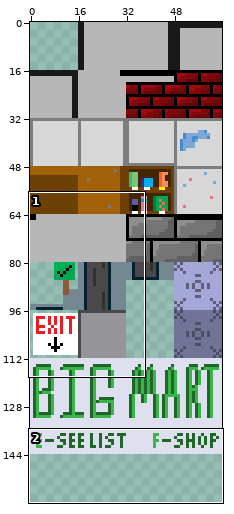
Sprite sheet: combat_system/sprites/spr_tile_explore/layers/7ec55faa-658e-4360-9d2e-60f81b8c26be/091b9d0f-69e8-47de-84ee-6d10568d11d5.png. The picture above shows the old version from afar; the outline marks the close-up.
Close-up. Old version:
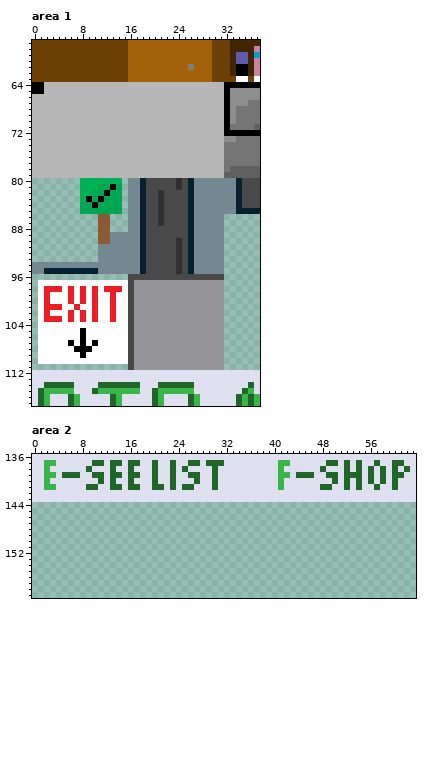
The file is 64x160 pixels. Colours within 5 levels of each other are drawn and written as one. Shown: area 1: x 0..37, y 57..117; area 2: x 0..63, y 136..159. The commit also changed other parts of the picture, which this record leaves out.
And afterwards:
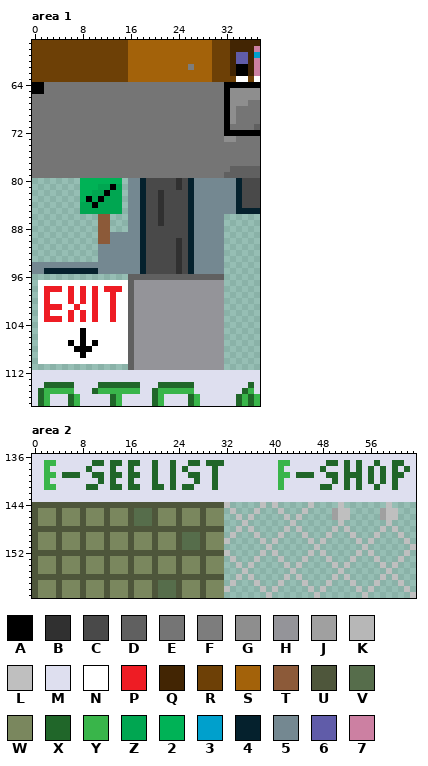
Palette (. is transparent): A #000000  B #303030  C #494949  D #606060  E #757575  F #7d7d7d  G #8e8e8e  H #949499  J #a0a0a0  K #b7b7b7  L #bfbfbf  M #dedfef  N #ffffff  P #ee1c24  Q #422503  R #6d4006  S #a3620a  T #8c5a39  U #4e563b  V #566d4b  W #7a875e  X #206629  Y #39b54a  Z #00a651  2 #00b256  3 #00a0cc  4 #05212d  5 #748891  6 #605ca9  7 #cc80a2
The edit:
--- area 1
@@ x 0..37 @@
  63 RRRRRRRRRRRRRRRRSSSSSSSSSSSSSSRRRRNNRN
- 64 AAKKKKKKKKKKKKKKKKKKKKKKKKKKKKKKAAAAAA
- 65 AAKKKKKKKKKKKKKKKKKKKKKKKKKKKKKKAGGGGG
- 66 KKKKKKKKKKKKKKKKKKKKKKKKKKKKKKKKAGGGGG
- 67 KKKKKKKKKKKKKKKKKKKKKKKKKKKKKKKKAGGGEE
- 68 KKKKKKKKKKKKKKKKKKKKKKKKKKKKKKKKAGEEEE
- 69 KKKKKKKKKKKKKKKKKKKKKKKKKKKKKKKKAGEEEE
- 70 KKKKKKKKKKKKKKKKKKKKKKKKKKKKKKKKAGEEEE
- 71 KKKKKKKKKKKKKKKKKKKKKKKKKKKKKKKKAEEEED
- 72 KKKKKKKKKKKKKKKKKKKKKKKKKKKKKKKKAAAAAA
- 73 KKKKKKKKKKKKKKKKKKKKKKKKKKKKKKKKGGEEEE
- 74 KKKKKKKKKKKKKKKKKKKKKKKKKKKKKKKKEEEEEE
- 75 KKKKKKKKKKKKKKKKKKKKKKKKKKKKKKKKEEEEEE
- 76 KKKKKKKKKKKKKKKKKKKKKKKKKKKKKKKKEEEEEE
- 77 KKKKKKKKKKKKKKKKKKKKKKKKKKKKKKKKEEEEEE
- 78 KKKKKKKKKKKKKKKKKKKKKKKKKKKKKKKKEDDDDD
- 79 KKKKKKKKKKKKKKKKKKKKKKKKKKKKKKKKDDDDDD
+ 64 AAEEEEEEEEEEEEEEEEEEEEEEEEEEEEEEAAAAAA
+ 65 AAEEEEEEEEEEEEEEEEEEEEEEEEEEEEEEAGGGGG
+ 66 EEEEEEEEEEEEEEEEEEEEEEEEEEEEEEEEAGGGGG
+ 67 EEEEEEEEEEEEEEEEEEEEEEEEEEEEEEEEAGGGEE
+ 68 EEEEEEEEEEEEEEEEEEEEEEEEEEEEEEEEAGEEEE
+ 69 EEEEEEEEEEEEEEEEEEEEEEEEEEEEEEEEAGEEEE
+ 70 EEEEEEEEEEEEEEEEEEEEEEEEEEEEEEEEAGEEEE
+ 71 EEEEEEEEEEEEEEEEEEEEEEEEEEEEEEEEAEEEED
+ 72 EEEEEEEEEEEEEEEEEEEEEEEEEEEEEEEEAAAAAA
+ 73 EEEEEEEEEEEEEEEEEEEEEEEEEEEEEEEEGGEEEE
+ 74 EEEEEEEEEEEEEEEEEEEEEEEEEEEEEEEEEEEEEE
+ 75 EEEEEEEEEEEEEEEEEEEEEEEEEEEEEEEEEEEEEE
+ 76 EEEEEEEEEEEEEEEEEEEEEEEEEEEEEEEEEEEEEE
+ 77 EEEEEEEEEEEEEEEEEEEEEEEEEEEEEEEEEEEEEE
+ 78 EEEEEEEEEEEEEEEEEEEEEEEEEEEEEEEEEDDDDD
+ 79 EEEEEEEEEEEEEEEEEEEEEEEEEEEEEEEEDDDDDD
  80 ........2222222.554CCCCCBC455555554CCC
@@ x 14..33 @@
  95 55554CCCCCBC455555..
- 96 ..CCCCCCCCCCCCCCCC..
- 97 NNCHHHHHHHHHHHHHHH..
- 98 PNCHHHHHHHHHHHHHHH..
- 99 NNCHHHHHHHHHHHHHHH..
-100 NNCHHHHHHHHHHHHHHH..
-101 NNCHHHHHHHHHHHHHHH..
-102 NNCHHHHHHHHHHHHHHH..
-103 NNCHHHHHHHHHHHHHHH..
-104 NNCHHHHHHHHHHHHHHH..
-105 NNCHHHHHHHHHHHHHHH..
-106 NNCHHHHHHHHHHHHHHH..
-107 NNCHHHHHHHHHHHHHHH..
-108 NNCHHHHHHHHHHHHHHH..
-109 NNCHHHHHHHHHHHHHHH..
-110 NNCHHHHHHHHHHHHHHH..
-111 ..CHHHHHHHHHHHHHHH..
+ 96 ..DDDDDDDDDDDDDDDD..
+ 97 NNDHHHHHHHHHHHHHHH..
+ 98 PNDHHHHHHHHHHHHHHH..
+ 99 NNDHHHHHHHHHHHHHHH..
+100 NNDHHHHHHHHHHHHHHH..
+101 NNDHHHHHHHHHHHHHHH..
+102 NNDHHHHHHHHHHHHHHH..
+103 NNDHHHHHHHHHHHHHHH..
+104 NNDHHHHHHHHHHHHHHH..
+105 NNDHHHHHHHHHHHHHHH..
+106 NNDHHHHHHHHHHHHHHH..
+107 NNDHHHHHHHHHHHHHHH..
+108 NNDHHHHHHHHHHHHHHH..
+109 NNDHHHHHHHHHHHHHHH..
+110 NNDHHHHHHHHHHHHHHH..
+111 ..DHHHHHHHHHHHHHHH..
 112 MMMMMMMMMMMMMMMMMMMM
--- area 2
@@ x 0..63 @@
 143 MMMMMMMMMMMMMMMMMMMMMMMMMMMMMMMMMMMMMMMMMMMMMMMMMMMMMMMMMMMMMMMM
-144 ................................................................
-145 ................................................................
-146 ................................................................
-147 ................................................................
-148 ................................................................
-149 ................................................................
-150 ................................................................
-151 ................................................................
-152 ................................................................
-153 ................................................................
-154 ................................................................
-155 ................................................................
-156 ................................................................
-157 ................................................................
-158 ................................................................
-159 ................................................................
+144 UUUUUUUUUUUUUUUUUUUUUUUUUUUUUUUUL.....L.L.....L....L.......L....
+145 UWWWUWWWUWWWUWWWUVVVUWWWUWWWUWWW.L...L...L...L....JLL.....JLL...
+146 UWWWUWWWUWWWUWWWUVVVUWWWUWWWUWWW..L.L.....L.L.....JLL.....JLL...
+147 UWWWUWWWUWWWUWWWUVVVUWWWUWWWUWWW...L.......L.......L.......L....
+148 UUUUUUUUUUUUUUUUUUUUUUUUUUUUUUUU..L.L.....L.L.....L.L.....L.L...
+149 UWWWUWWWUWWWUWWWUWWWUWWWUVVVUWWW.L...L...L...L...L...L...L...L..
+150 UWWWUWWWUWWWUWWWUWWWUWWWUVVVUWWWL.....L.L.....L.L.....L.L.....L.
+151 UWWWUWWWUWWWUWWWUWWWUWWWUVVVUWWW.......L.......L.......L.......L
+152 UUUUUUUUUUUUUUUUUUUUUUUUUUUUUUUUL.....L.L.....L.L.....L.L.....L.
+153 UWWWUWWWUWWWUWWWUWWWUWWWUWWWUWWW.L...L...L...L...L...L...L...L..
+154 UWWWUWWWUWWWUWWWUWWWUWWWUWWWUWWW..L.L.....L.L.....L.L.....L.L...
+155 UWWWUWWWUWWWUWWWUWWWUWWWUWWWUWWW...L.......L.......L.......L....
+156 UUUUUUUUUUUUUUUUUUUUUUUUUUUUUUUU..L.L.....L.L.....L.L.....L.L...
+157 UWWWUWWWUWWWUWWWUWWWUVVVUWWWUWWW.L...L...L...L...L...L...L...L..
+158 UWWWUWWWUWWWUWWWUWWWUVVVUWWWUWWWL.....L.L.....L.L.....L.L.....L.
+159 UWWWUWWWUWWWUWWWUWWWUVVVUWWWUWWW.......L.......L.......L.......L
Where, in picture pixels (left, top, right, bottom), the same in both close-ups:
changed: (32, 82, 224, 178)
changed: (128, 274, 224, 370)
added: (32, 502, 416, 598)
